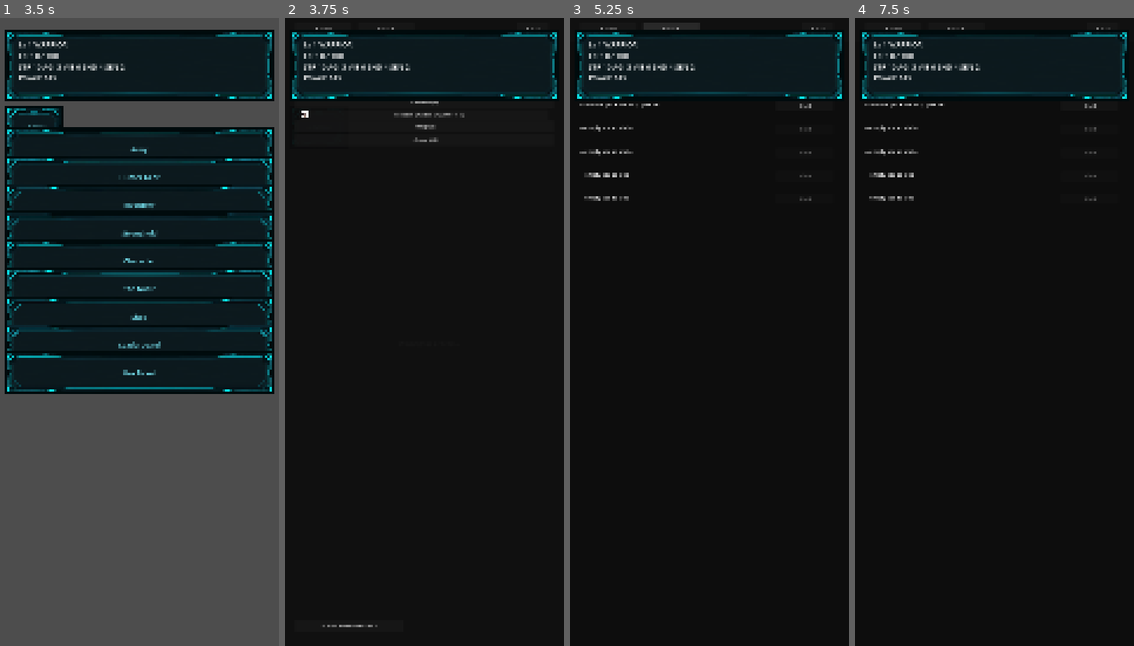
Above: before the commit, frames 1-4 (left to right).
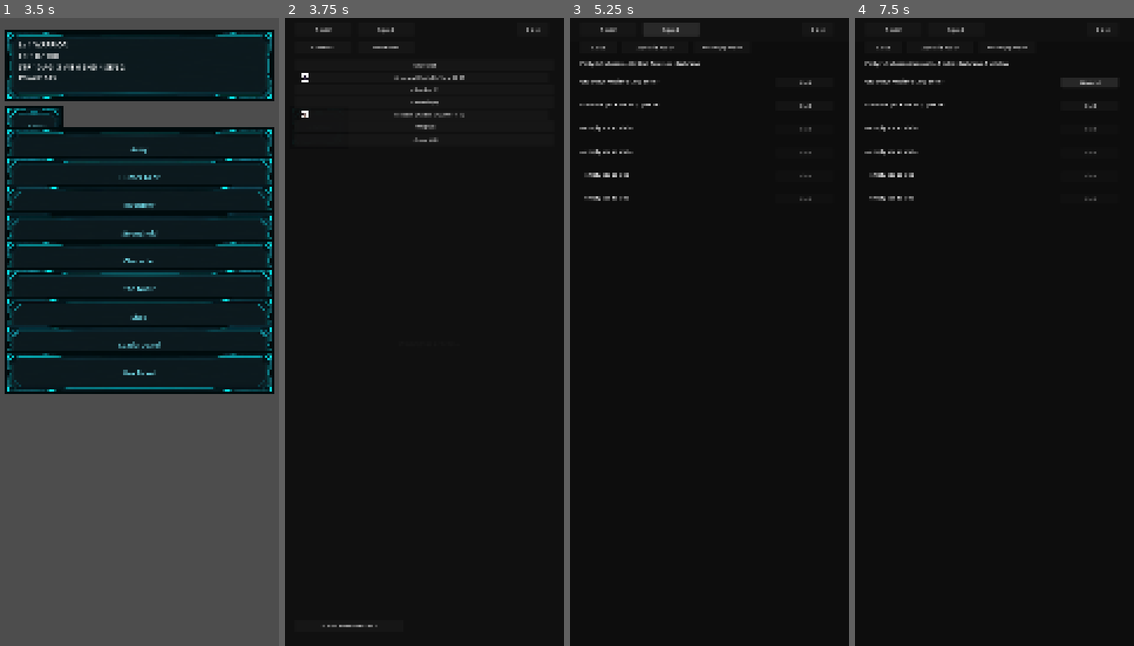
Above: after the commit, the same moments.

Repository: Luke-AI-Developments/HollowHunter
Game: Godot game, scene res://scenes/main.tscn
Two runs of this game, one before a commit and one after it. Both use one fixed random seed, a clock stepped at 60 frames per second and the inputs below.
Inputs (mouse positions are in pixels of both pictures, inside the frame that each line leads up to):
- Up to frame 1 (3.5 s): tap Enter at 0.5 s; move the mouse to (200, 300) at 0.52 s; hold Shift 0.53-1.25 s; click (200, 300) at 0.67 s; click "Warrior" at 1.25 s; click "Let's go" at 2 s; click "☰ Menu" at 2.75 s
- Up to frame 2 (3.75 s): click "Army" at 3.5 s
- Up to frame 3 (5.25 s): click "Roster" at 4.25 s; click "Squad" at 5 s
- Up to frame 4 (7.5 s): click "Auto-Fill Party" at 5.75 s; click "Auto-Equip Squad" at 6.5 s; click "Field" at 7.25 s

Frame 1 is identical in both runs. In frame 2, 2.0% of the frame differs, in the area x 2-98%, y 1-14%; in frame 3, 2.6%; in frame 4, 2.7%, in the area x 2-98%, y 1-13%.

Commit message:
fix: hide the stats HUD while a full-screen panel is open
Root cause of "nickname Save doesn't work": the HUD (HudFrame + Label,
z_index=1, never toggled by panels) is semi-opaque with mouse_filter=STOP
and permanently covers the top ~320px of every panel. Shadow Gear's whole
top row -- Prev/Next/AutoEquip/Close/Rename and the RenameInput+Save+Cancel
strip, all at offset_top 90-140 -- was buried, so the name field and Save
button were unreachable. Existed since §6c shipped (device verify was
pending); the recent HUD move-down (y210->320) enlarged the dead zone.

No single panel open/close chokepoint exists (panels self-toggle `visible`
via lambdas), so _process() derives HUD visibility from whether any of the
10 full-screen panels is visible. ~10 bool reads + 2 writes per frame.

Co-Authored-By: Claude Sonnet 5 <noreply@anthropic.com>
Claude-Session: https://claude.ai/code/session_011ZyXxpF6DuowwNkHmsaD2W

Diff:
--- a/scenes/main.gd
+++ b/scenes/main.gd
@@ -59,6 +59,7 @@
 @onready var continue_button: Button = $SubclassPicker/ContinueButton
 @onready var game_ui: Node2D = $GameUI
 @onready var label: Label = $GameUI/Label
+@onready var hud_frame: NinePatchRect = $GameUI/HudFrame
 @onready var map_view: MapView = $GameUI/MapView
 @onready var marker_card: Panel = $GameUI/MarkerCard
 @onready var marker_card_type_label: Label = $GameUI/MarkerCard/TypeLabel
@@ -244,6 +245,29 @@
 		bridge.checkHealthConnectAvailable()
 
 
+## The stats HUD (HudFrame + label) draws on top of everything (z_index=1)
+## and is never toggled by the panels, which each self-manage their own
+## `visible`. Its frame is semi-opaque with mouse_filter=STOP, so leaving it
+## up over an open panel buries that panel's top ~320px -- e.g. Shadow
+## Gear's whole nav/Rename row. No single open/close chokepoint exists, so
+## derive HUD visibility here each frame (cheap: ~10 bool reads + 2 writes).
+func _process(_delta: float) -> void:
+	var panel_open := (
+		hunter_gear_view.visible
+		or shadow_gear_view.visible
+		or army_view.visible
+		or inventory_view.visible
+		or character_view.visible
+		or shop_view.visible
+		or leaderboard_view.visible
+		or stronghold_view.visible
+		or nadir_panel.visible
+		or battle_view.visible
+	)
+	hud_frame.visible = not panel_open
+	label.visible = not panel_open
+
+
 func _start_game() -> void:
 	_refresh_label()
 	inventory_view.bind(state, _equipment, _monsters)
